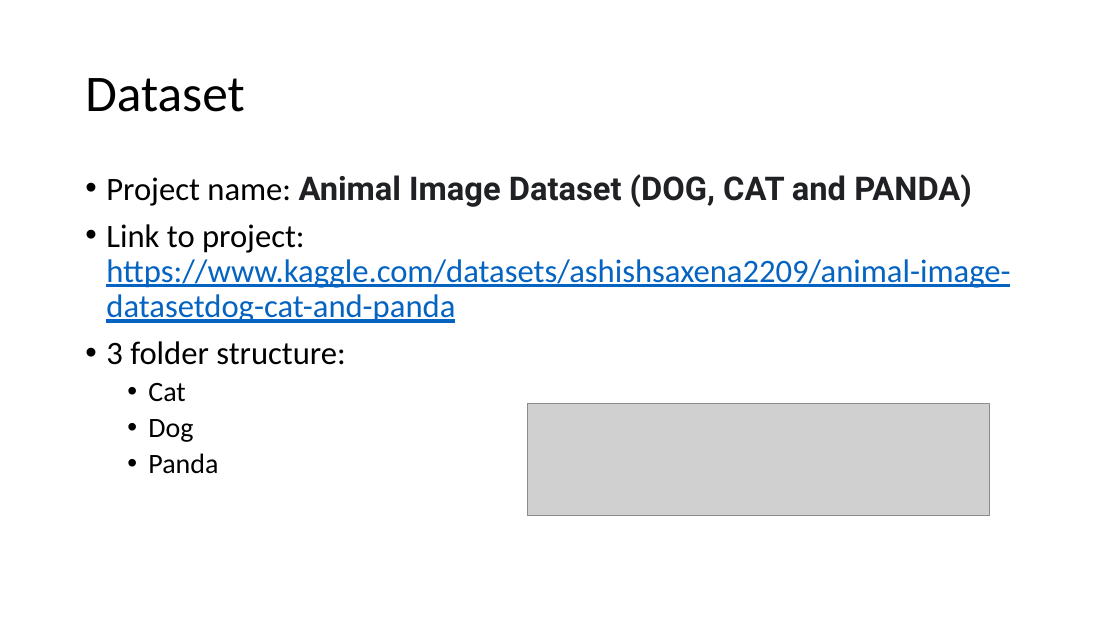
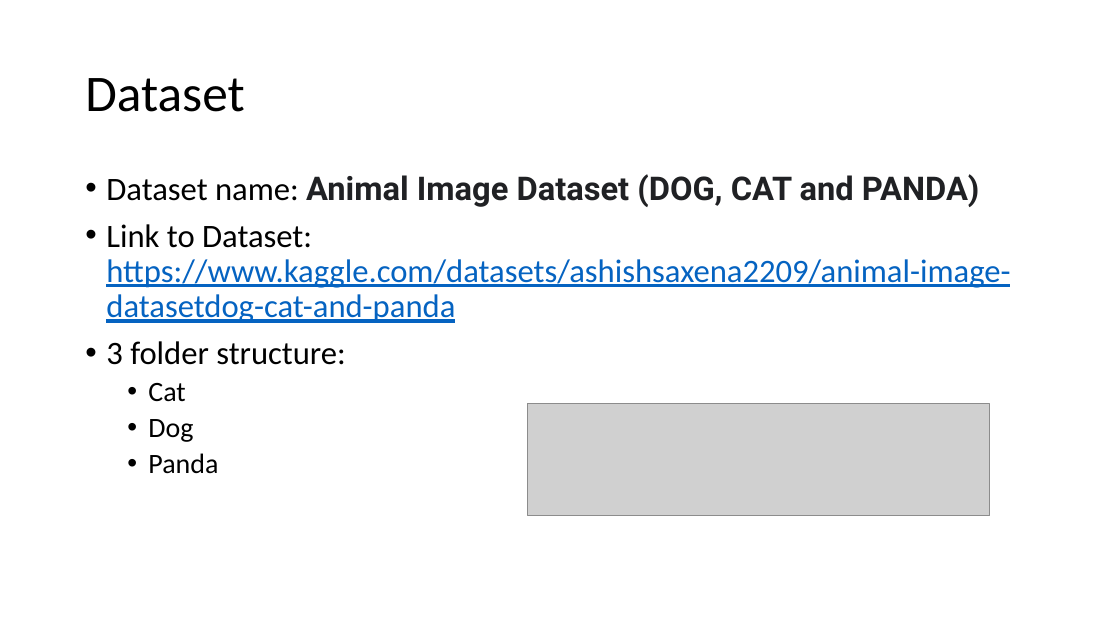
Before and after one commit to EZRA-DVLPR/MachineLearning-Comp542, a slide deck: slide 2 of group_proj/presentations/projPres1.pptx. Drawn at 1120x630 pixels with LibreOffice and Linux fonts; fonts in the diff are those of the drawing; grey boxes stand for pictures. Boxes give left, top, right and bottom in pixels: in the first picture for what was removed or moved away, otherwise in the second. Text is boxed around its words. In the diff, an @@ line names an element or a change of style, - is before the commit and + after.

Commit message:
updated ppt presentation

```diff
--- a/group_proj/presentations/projPres1.pptx
+++ b/group_proj/presentations/projPres1.pptx
@@ text at (106,174,1010,323): text changed @@
-• Project name: Animal Image Dataset (DOG, CAT and PANDA)
-• Link to project: https://www.kaggle.com/datasets/ashishsaxena2209/animal-image-datasetdog-cat-and-panda
+• Dataset name: Animal Image Dataset (DOG, CAT and PANDA)
+• Link to Dataset: https://www.kaggle.com/datasets/ashishsaxena2209/animal-image-datasetdog-cat-and-panda
```
Also in this commit, not shown: 2 other slides changed, 1 other file.
